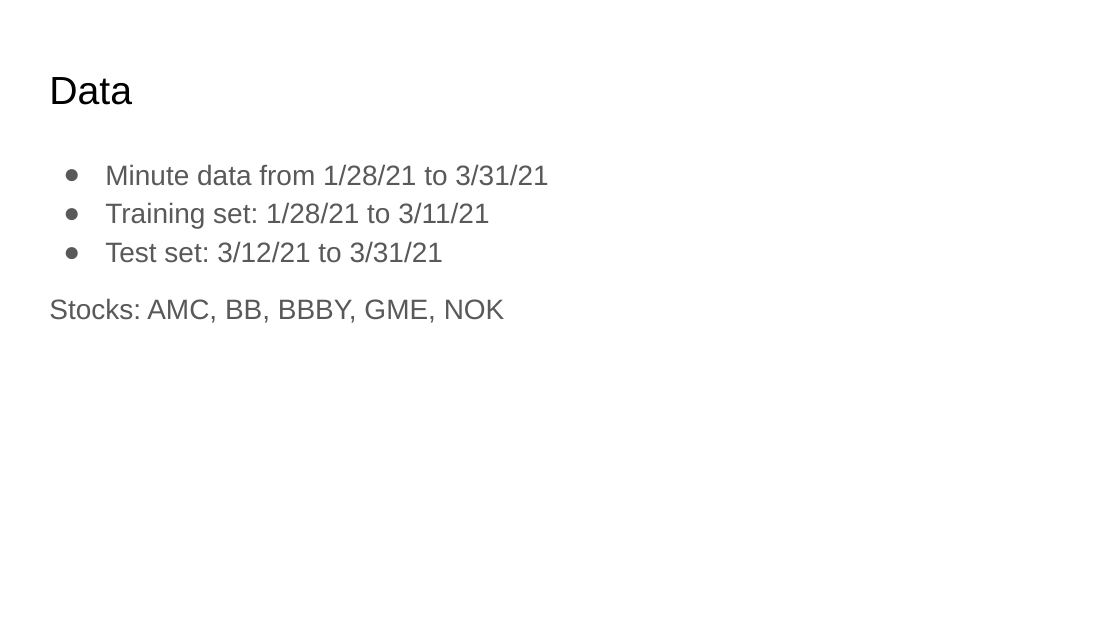
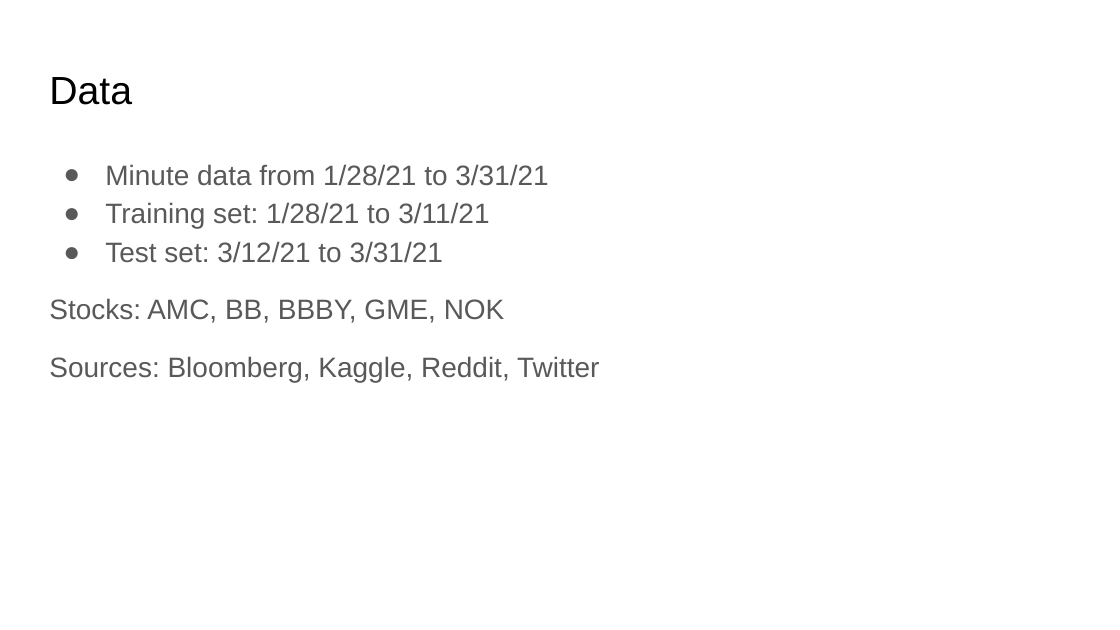
Before and after one commit to vweinblatt123/CF-Project2, a slide deck: slide 3 of CF-Project2.pptx. Drawn at 1120x630 pixels with LibreOffice and Linux fonts; fonts in the diff are those of the drawing. Boxes give left, top, right and bottom in pixels: in the first picture for what was removed or moved away, otherwise in the second. Text is boxed around its words. In the diff, an @@ line names an element or a change of style, - is before the commit and + after.

```diff
--- a/CF-Project2.pptx
+++ b/CF-Project2.pptx
@@ text at [49,356,599,382]: paragraph added @@
+Sources: Bloomberg, Kaggle, Reddit, Twitter
```
Also in this commit, not shown: 4 other slides changed, 1 slide added, 2 other files.
